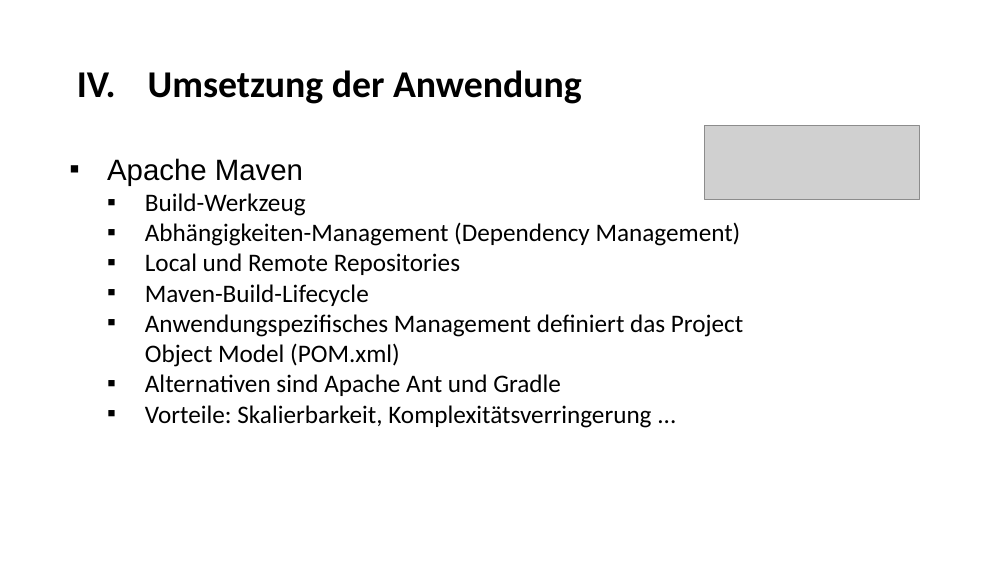
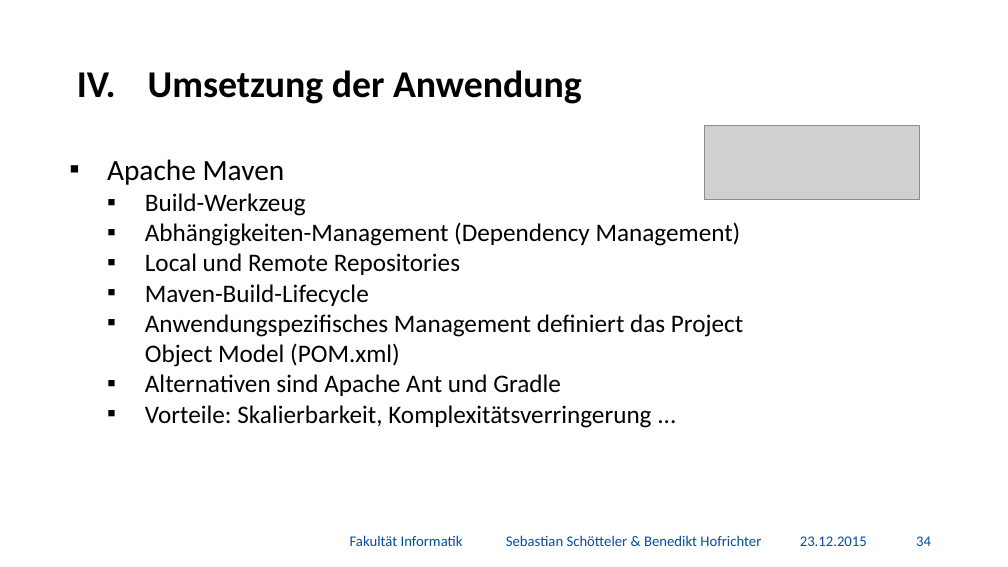
Before and after one commit to BenediktGitGit/soco15, a slide deck: slide 35 of 3b_Vortrag/Präsentation.pptx. Drawn at 1008x567 pixels with LibreOffice and Linux fonts; fonts in the diff are those of the drawing; grey boxes stand for pictures; background and template pictures are left out. Boxes give left, top, right and bottom in pixels: in the first picture for what was removed or moved away, otherwise in the second. Text is boxed around its words. In the diff, an @@ line names an element or a change of style, - is before the commit and + after.

```diff
--- a/3b_Vortrag/Präsentation.pptx
+++ b/3b_Vortrag/Präsentation.pptx
@@ text at box(107, 159, 285, 185): font Arial to Calibri in "Apache Maven" @@
@@ text added at box(350, 535, 761, 546), 14 pt, text #034DA2 @@
+Fakultät Informatik Sebastian Schötteler & Benedikt Hofrichter
@@ text added at box(800, 536, 867, 546), 14 pt, text #034DA2 @@
+23.12.2015
@@ text added at box(916, 536, 931, 546), 14 pt, text #034DA2 @@
+34
```
Also in this commit, not shown: 16 other slides changed, 1 other file.
